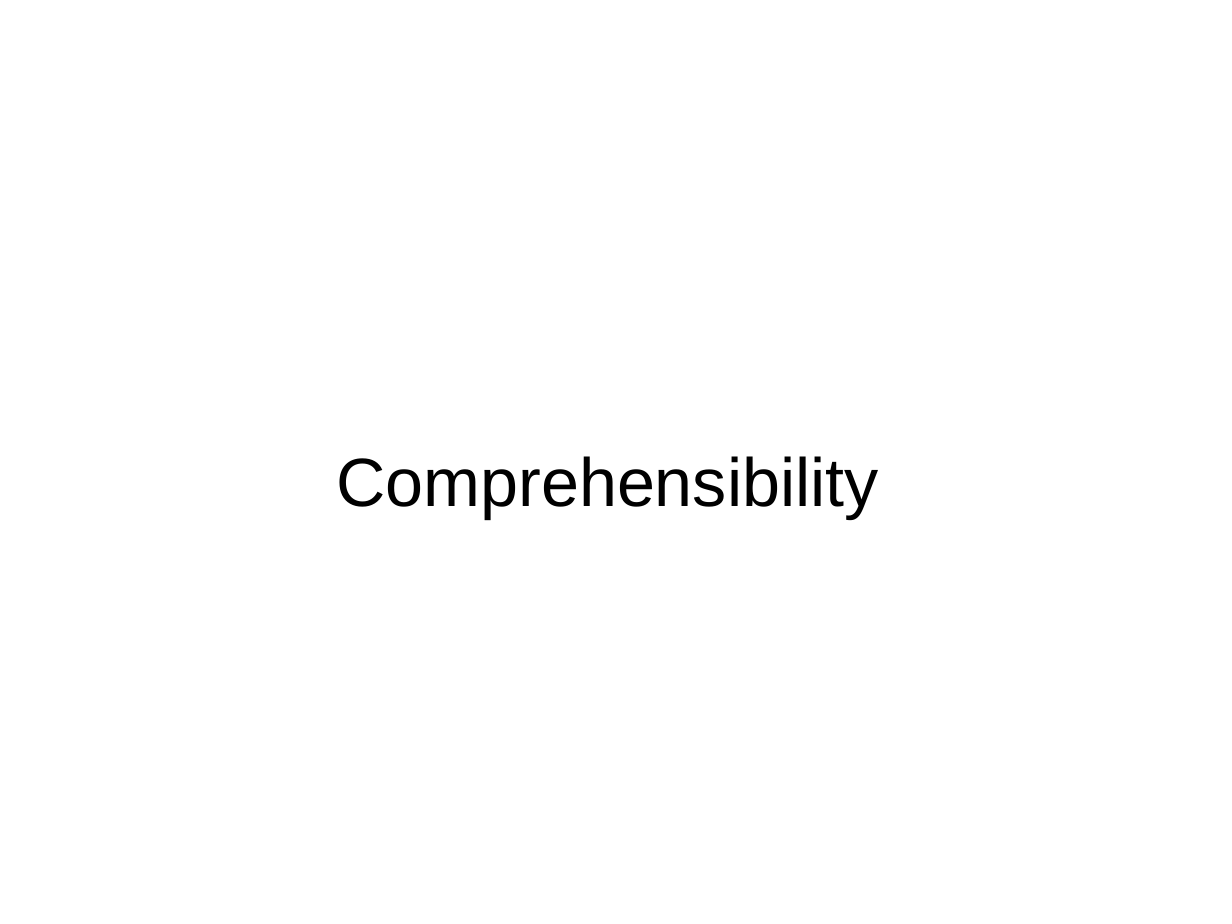
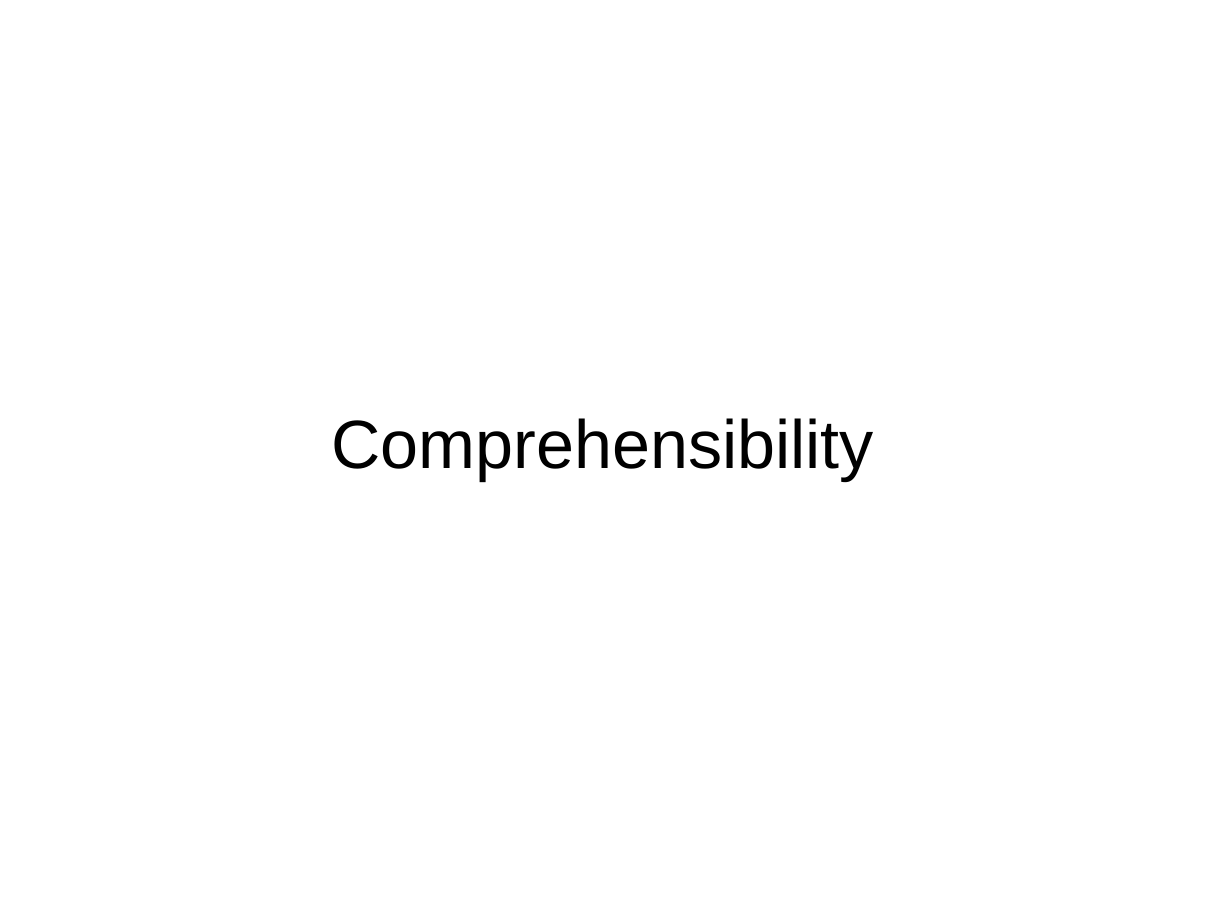
Before and after one commit to bobpaulin/whats-my-modularity, a slide deck: slide 14 of presentation/WhatsMyModularity.odp (slide 16 before the commit). Drawn at 1232x924 pixels with LibreOffice and Linux fonts; fonts in the diff are those of the drawing. Boxes give left, top, right and bottom in pixels: in the first picture for what was removed or moved away, otherwise in the second. Text is boxed around its words. In the diff, an @@ line names an element or a change of style, - is before the commit and + after.

```diff
--- a/presentation/WhatsMyModularity.odp
+++ b/presentation/WhatsMyModularity.odp
@@ title "Comprehensibility" moved from (x1=336, y1=456, x2=879, y2=519) to (x1=331, y1=418, x2=874, y2=481) @@
```
Also in this commit, not shown: 9 other slides changed, 8 slides added, 1 slide removed.
